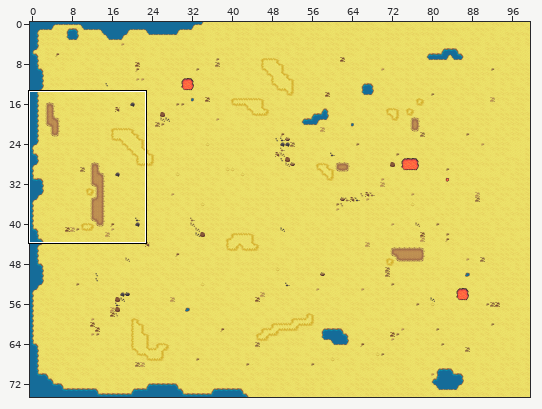
Tiled map (JSON), stored at assets/maps/level1.json. Above: a wide view before the commit, with the close-up outlined.
Close-up. Earlier state:
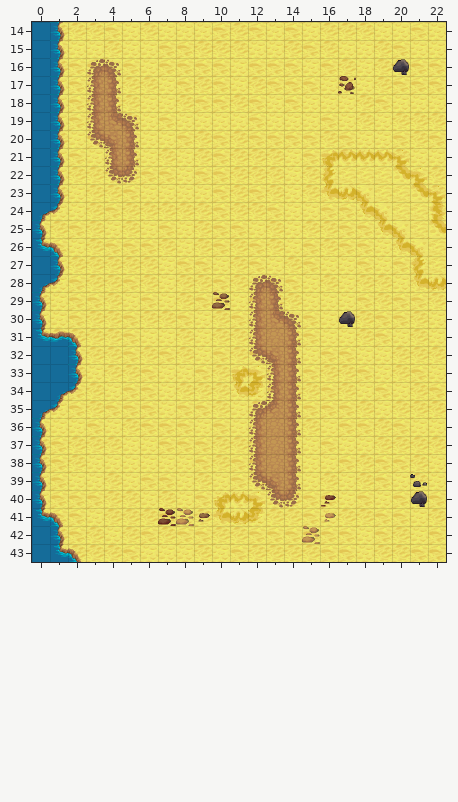
Cells are 32x32 px. Shown: x 0..22, y 14..43. The commit also changed other parts of the map, which this record leaves out.
New version:
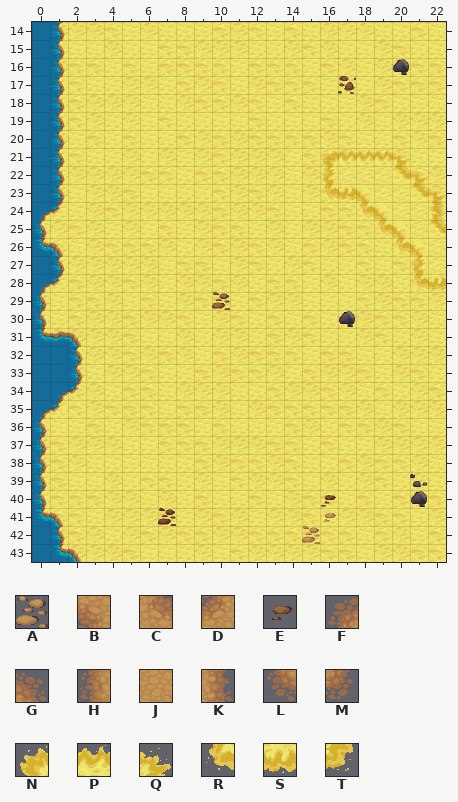
Key: from "terrain": A 0, B 2, C 22, D 23, E 24, F 42, G 44, H 63, J 64, K 65, L 84, M 86, N 294, P 295, Q 296, R 336, S 337, T 338.
_ is an empty cell, . an unchanged one.
From old to new:
--- layer "top"
@@ x 3..5 @@
-16 FG.
-17 HK.
-18 HK.
-19 HCG
-20 LBK
-21 .HK
-22 .LM
+16 __.
+17 __.
+18 __.
+19 ___
+20 ___
+21 .__
+22 .__
@@ x 8..14 @@
-28 ....FG.
-29 ....HK.
-30 ....HCG
-31 ....HJK
-32 ....LBK
-33 ...NQHK
-34 ...RTHK
-35 ....FDK
-36 ....HJK
-37 ....HJK
-38 ....HJK
-39 ....LBK
-40 ..NPQLM
-41 AERST..
+28 ....__.
+29 ....__.
+30 ....___
+31 ....___
+32 ....___
+33 ...____
+34 ...____
+35 ....___
+36 ....___
+37 ....___
+38 ....___
+39 ....___
+40 .._____
+41 _____..
Boxes around the changes in both close-ups, in picture pixels (x1, y1, x2, y2):
removed: (87, 59, 139, 184)
removed: (176, 275, 301, 526)
